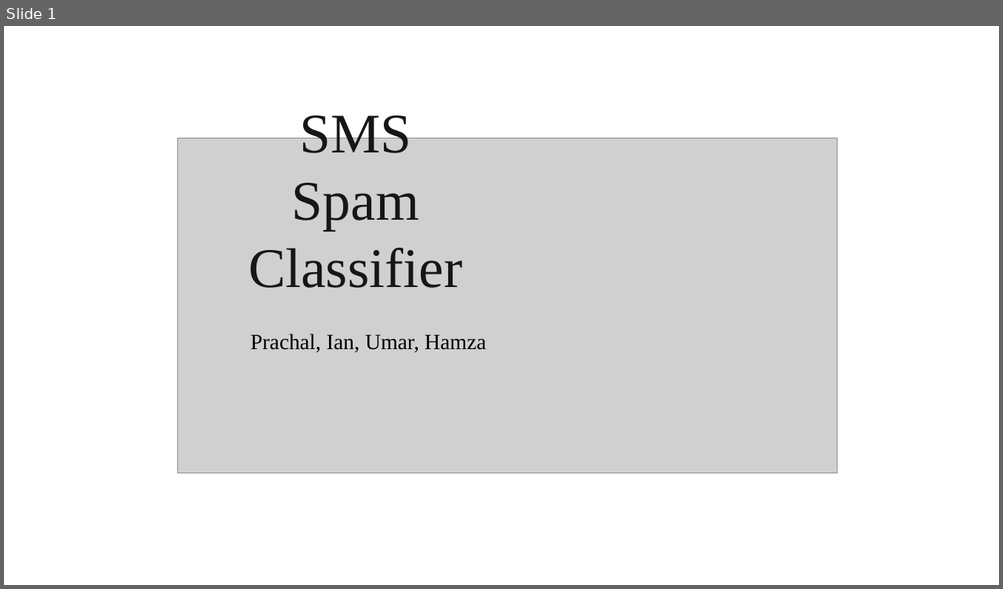
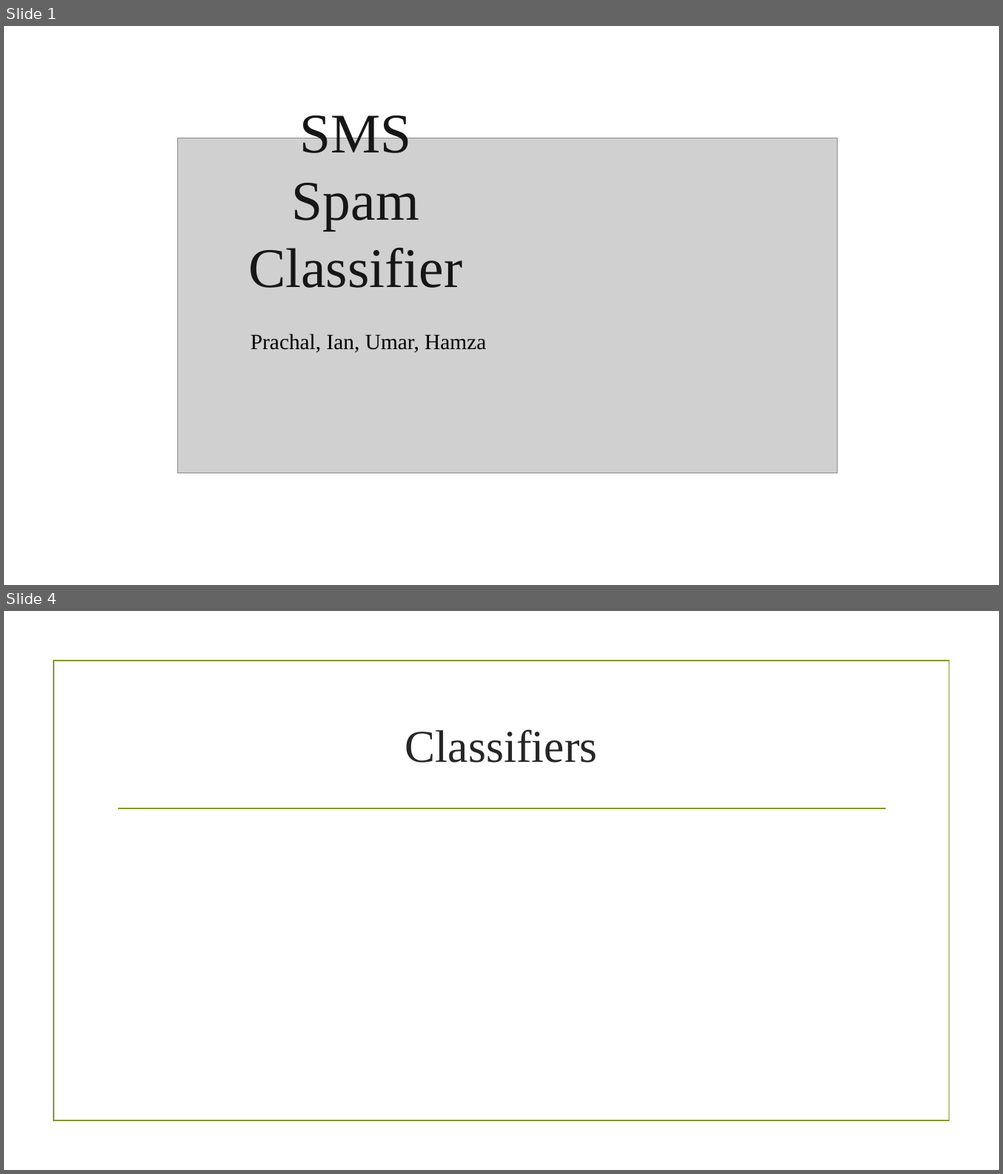
Before and after one commit to devdada/CS-418-Final-Project, a slide deck: SMS Spam Classifier.pptx. Shown one above the other, each under a label of ours: slide 1 before the commit, slides 1 and 4 after it; the slides between them are not shown. The pictures are 1003x589 and 1003x1174 pixels, drawn with LibreOffice and Linux fonts; fonts in the diff are those of the drawing; grey boxes stand for pictures; background and template pictures are left out. Boxes give left, top, right and bottom in pixels: in the first picture for what was removed or moved away, otherwise in the second. Text is boxed around its words. In the diff, an @@ line names an element or a change of style, - is before the commit and + after.

```diff
--- a/SMS Spam Classifier.pptx
+++ b/SMS Spam Classifier.pptx
@@ slide 4 added at <box>4,611,999,1170</box>, background picture (left out) @@
@@ rectangle added at <box>54,661,948,1122</box>, outline #83992A 1.25 pt @@
@@ title added at <box>405,729,597,763</box>, 44 pt, text #262626 @@
+Classifiers
@@ line added from (118, 809) to (885, 809), #83992A 1.25 pt @@
```
Also in this commit, not shown: 2 other slides added.
